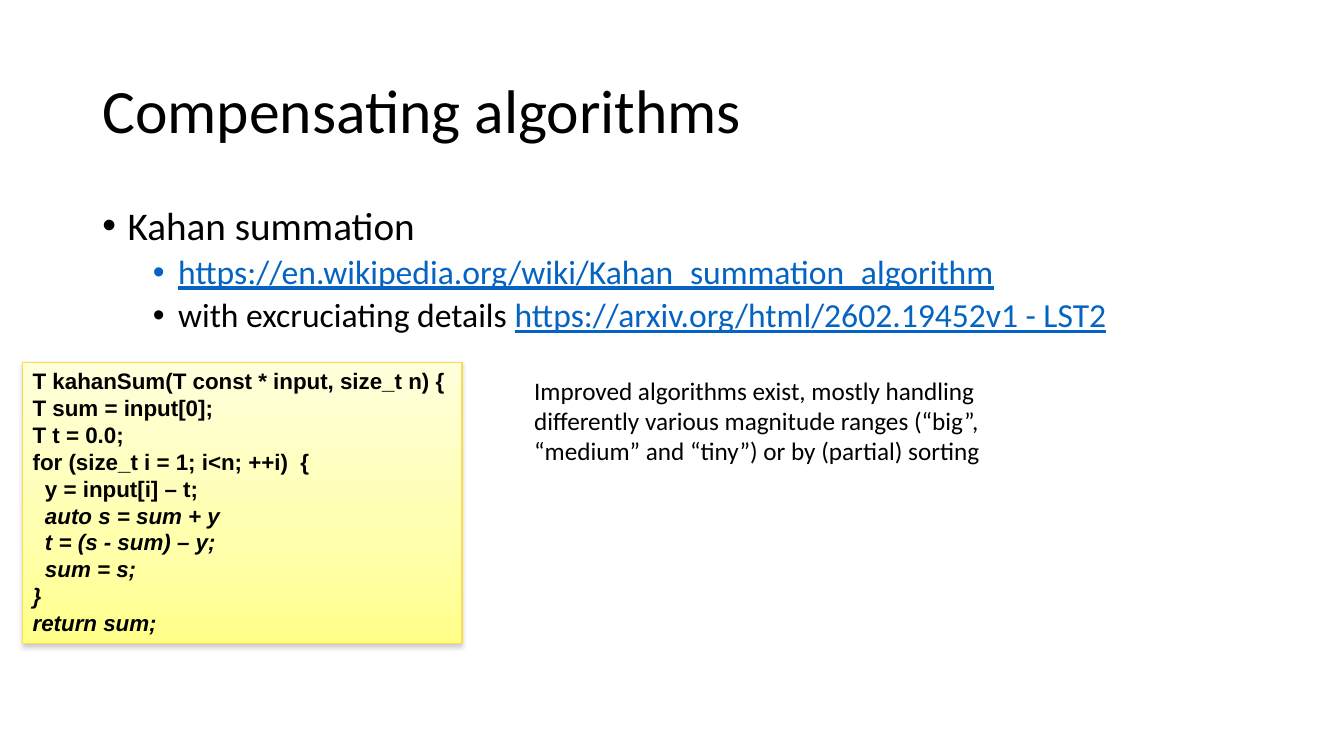
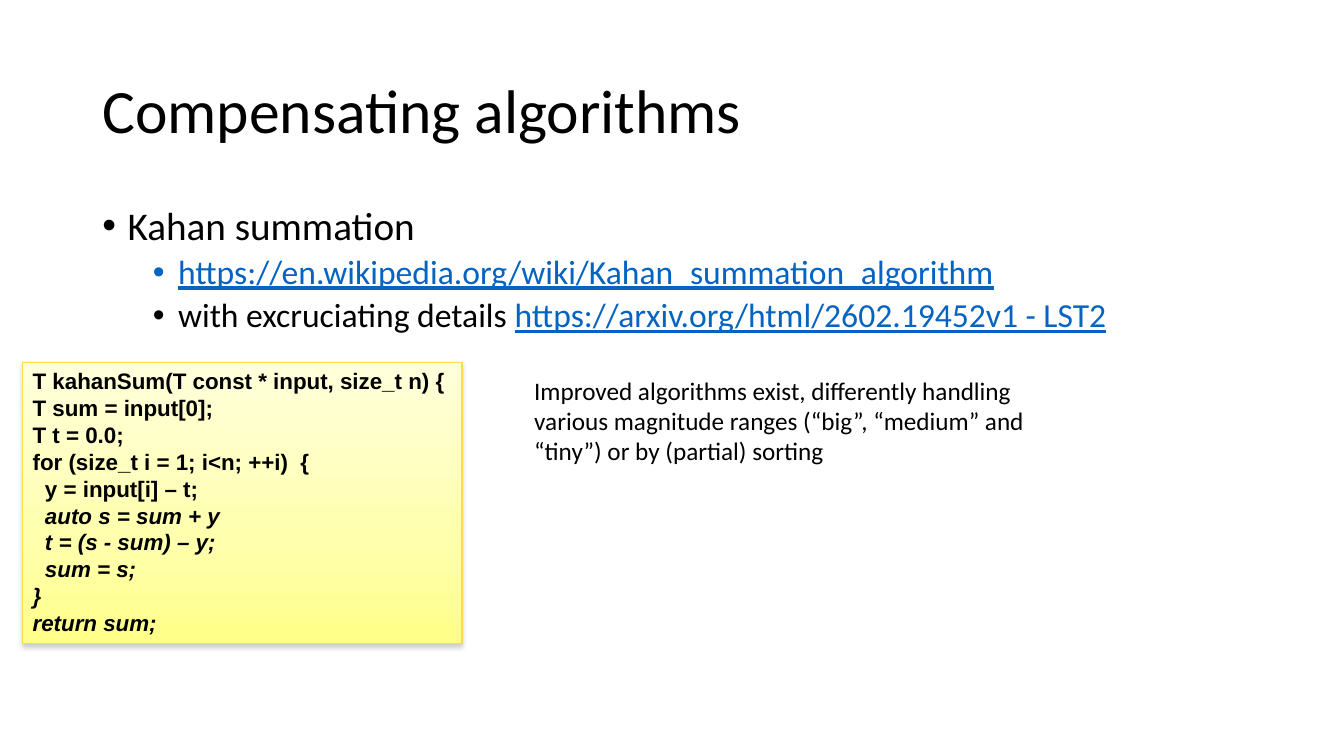
Before and after one commit to VinInn/FPCourse, a slide deck: slide 21 of Slides/FPforScientist.pptx. Drawn at 1344x756 pixels with LibreOffice and Linux fonts; fonts in the diff are those of the drawing. Boxes give left, top, right and bottom in pixels: in the first picture for what was removed or moved away, otherwise in the second. Text is boxed around its words. In the diff, an @@ line names an element or a change of style, - is before the commit and + after.

```diff
--- a/Slides/FPforScientist.pptx
+++ b/Slides/FPforScientist.pptx
@@ text at [534,382,1024,465]: text changed @@
-Improved algorithms exist, mostly handling differently various magnitude ranges (“big”, “medium” and “tiny”) or by (partial) sorting
+Improved algorithms exist, differently handling various magnitude ranges (“big”, “medium” and “tiny”) or by (partial) sorting
```
Also in this commit, not shown: 1 other slide changed.
